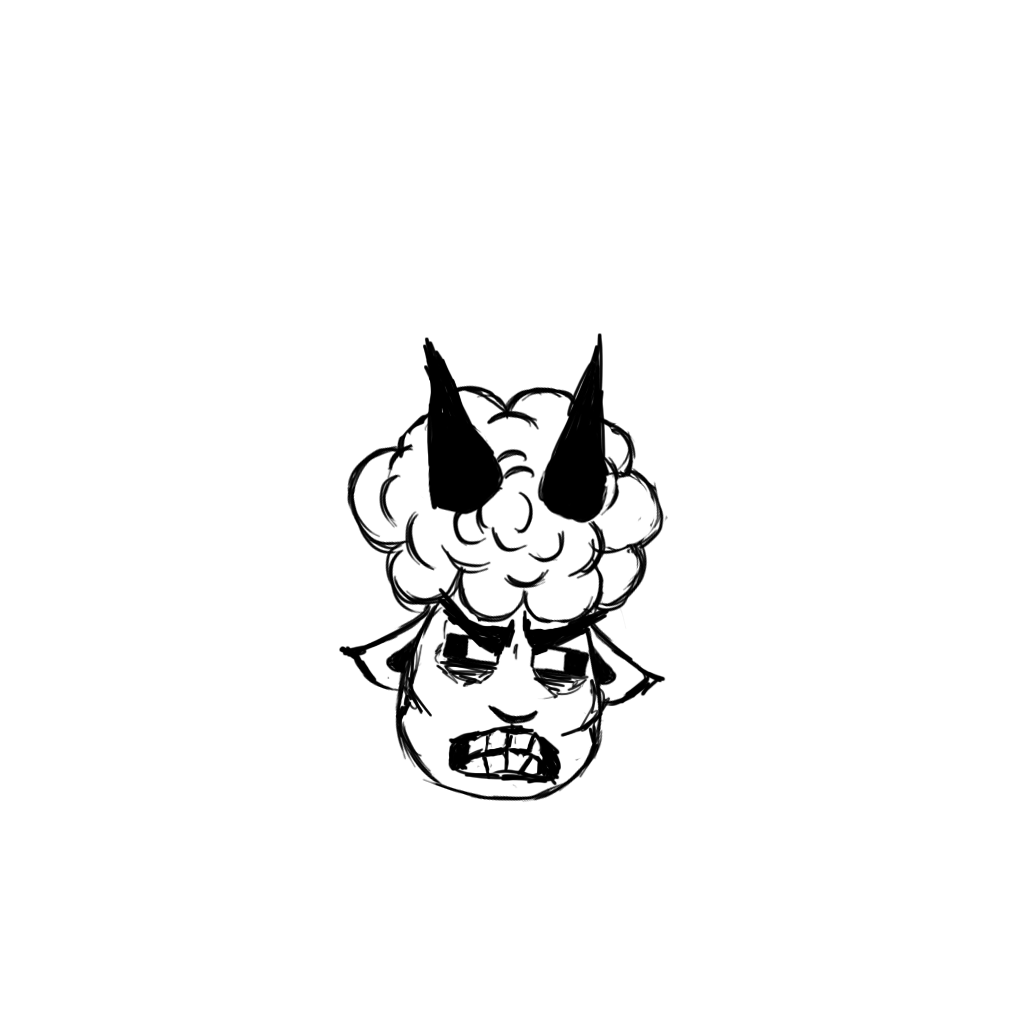
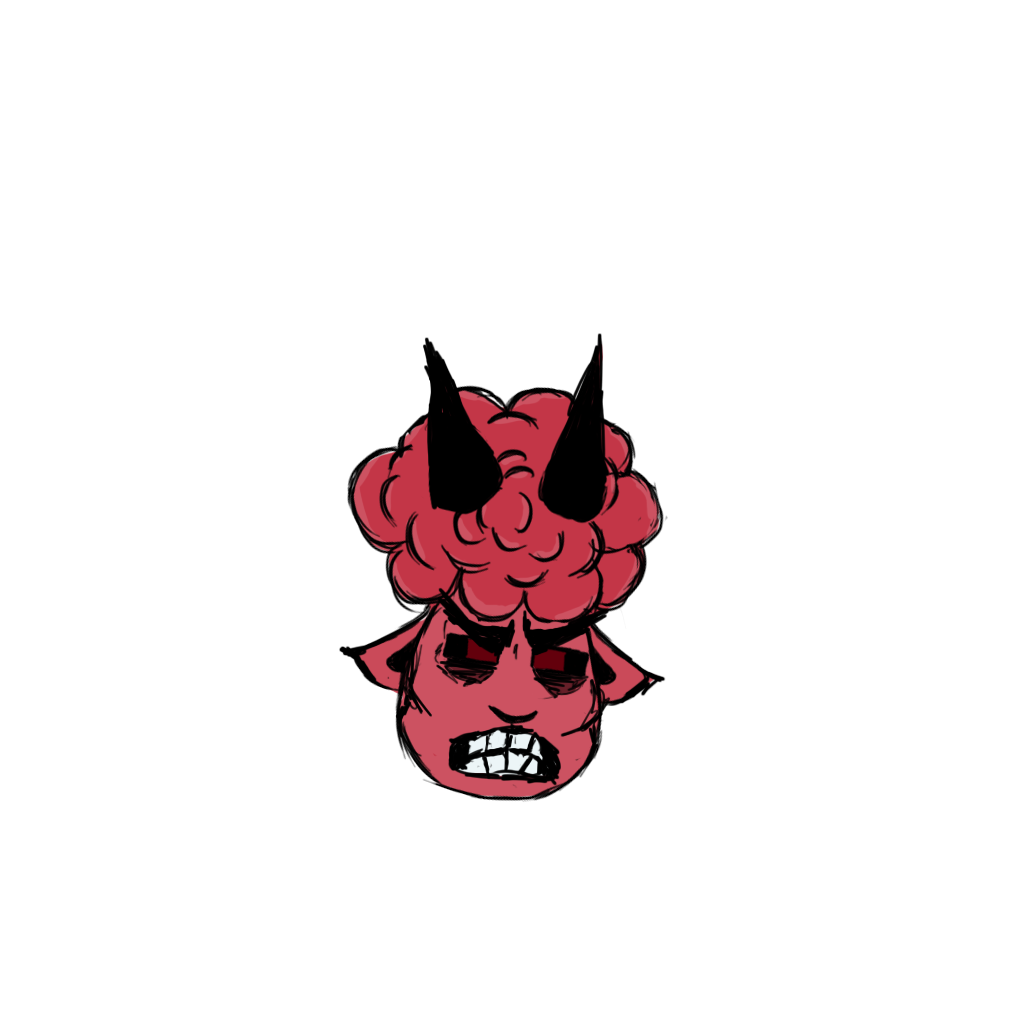
Layers edited between the first and the second 1024 x 1024 image:
painted on "angry sheep" over [339, 333, 668, 802]
added layer "Layer 3" above "Layer 2" over [351, 343, 667, 802]
added layer "Layer 2" above "splash" over [339, 333, 668, 802]
